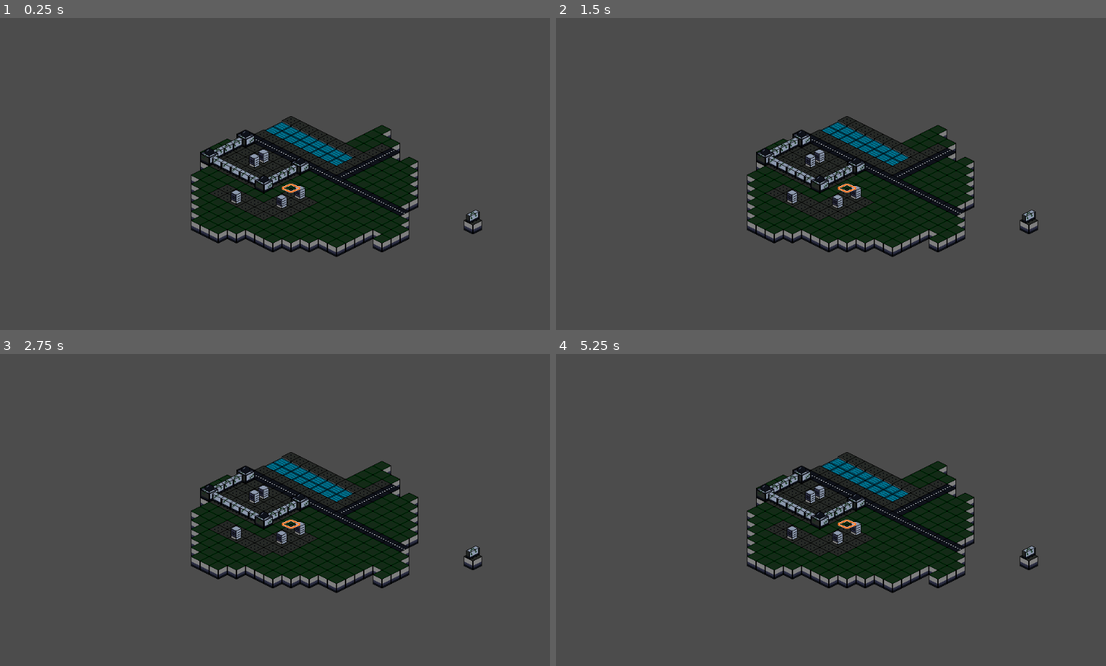
Above: before the commit, frames 1-4 (two rows, left to right).
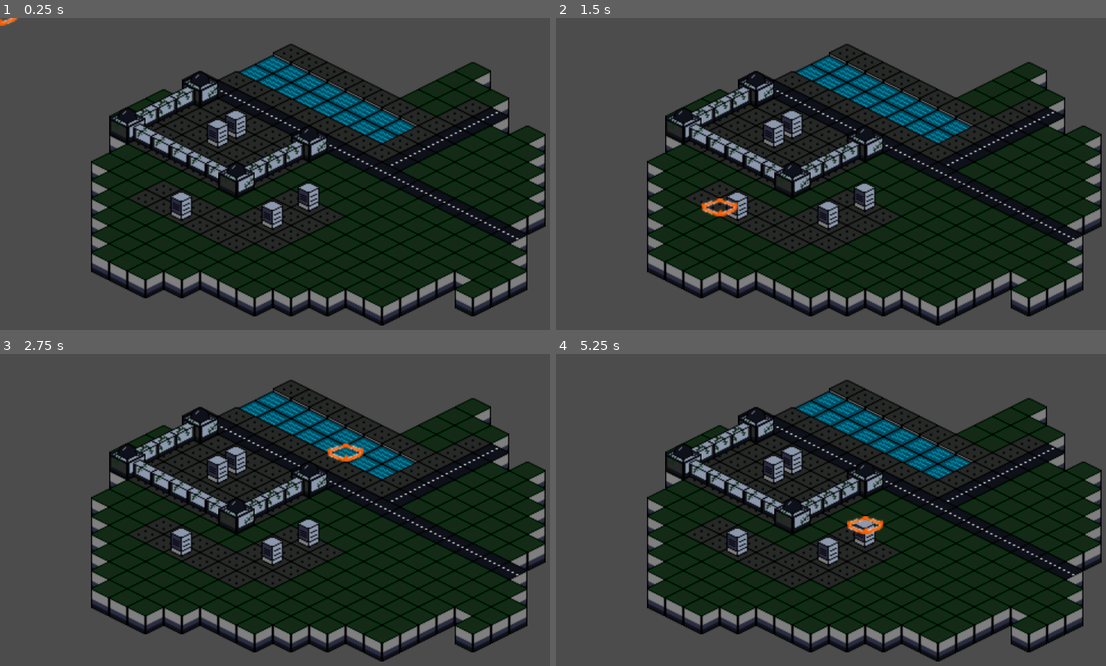
Above: after the commit, the same moments.

Repository: AdithaD/D.E.A.T.H
Game: Godot game, scene res://Scenes/World.tscn
Two runs of this game, one before a commit and one after it. Both use one fixed random seed, a clock stepped at 60 frames per second and the inputs below. This scene is started directly instead of the project's main scene.
Inputs (mouse positions are in pixels of both pictures, inside the frame that each line leads up to):
- Up to frame 1 (0.25 s): no input
- Up to frame 2 (1.5 s): tap Enter (ui_accept) at 0.5, 0.77 s; move the mouse to (974, 170) at 0.52 s; move the mouse to (732, 205) at 1.27 s
- Up to frame 3 (2.75 s): tap Enter (ui_accept) at 1.52 s; move the mouse to (346, 450) at 2.02 s
- Up to frame 4 (5.25 s): tap Enter (ui_accept) at 2.75, 3.02, 3.77, 4.52, 5 s; move the mouse to (820, 591) at 2.77 s; move the mouse to (1023, 575) at 3.52 s; move the mouse to (671, 472) at 4.27 s; move the mouse to (875, 525) at 5.02 s

The runs differ from the first frame. In frame 1, 49% of the frame differs, in the area x 0-100%, y 0-99%; in frame 2, 49%; in frame 3, 49%; in frame 4, 49%, in the area x 16-100%, y 8-99%.

Commit message:
added selector overlay

Diff:
--- a/Scenes/Selector.gd
+++ b/Scenes/Selector.gd
@@ -1,7 +1,12 @@
-extends Control
+extends Node2D
 
 
 var player
+export (NodePath) var obstacle_map_path
+export (NodePath) var floor_map_path
+onready var obstacle_tile_map : TileMap = get_node(obstacle_map_path)
+onready var floor_tile_map : TileMap = get_node(floor_map_path)
+
 
 func _ready():
 
@@ -9,4 +14,9 @@
 
 
 func _process(delta):
-	print(get_global_mouse_position())
+	var mouse_pos = get_global_mouse_position()
+	var tile = obstacle_tile_map.world_to_map(mouse_pos)
+	var snapped_pos = obstacle_tile_map.map_to_world(tile)
+
+	var new_pos = Vector2(snapped_pos.x, snapped_pos.y + 8)
+	$Sprite.global_position = new_pos
--- /dev/null
+++ b/Scenes/World.gd
@@ -0,0 +1,16 @@
+extends "res://Scripts/Controller/God.gd"
+
+
+# Declare member variables here. Examples:
+# var a = 2
+# var b = "text"
+
+
+# Called when the node enters the scene tree for the first time.
+func _ready():
+	pass # Replace with function body.
+
+
+# Called every frame. 'delta' is the elapsed time since the previous frame.
+#func _process(delta):
+#	pass
--- a/Scenes/World.tscn
+++ b/Scenes/World.tscn
@@ -1,12 +1,16 @@
-[gd_scene load_steps=6 format=2]
+[gd_scene load_steps=7 format=2]
 
 [ext_resource path="res://Scenes/floortiles.tres" type="TileSet" id=1]
 [ext_resource path="res://Scenes/buildings/buildingsss.tres" type="TileSet" id=2]
 [ext_resource path="res://Scenes/FLOOR TILES.gd" type="Script" id=3]
 [ext_resource path="res://Scenes/Selector.gd" type="Script" id=4]
 [ext_resource path="res://Assets/Sprites/selector.png" type="Texture" id=5]
+[ext_resource path="res://Scripts/Controller/God.gd" type="Script" id=6]
 
 [node name="World" type="Node2D"]
+script = ExtResource( 6 )
+obstacle_map_path = NodePath("BUILDINGS")
+floor_map_path = NodePath("FLOOR TILES")
 
 [node name="FLOOR TILES" type="TileMap" parent="."]
 mode = 1
@@ -32,13 +36,12 @@
 [node name="UserCamera" type="Camera2D" parent="."]
 position = Vector2( 0, -1 )
 current = true
-
-[node name="Control" type="Control" parent="UserCamera"]
-margin_right = 40.0
-margin_bottom = 40.0
-script = ExtResource( 4 )
+zoom = Vector2( 0.5, 0.5 )
 
 [node name="Selector" type="Node2D" parent="UserCamera"]
+script = ExtResource( 4 )
+obstacle_map_path = NodePath("../../BUILDINGS")
+floor_map_path = NodePath("../../FLOOR TILES")
 
 [node name="Sprite" type="Sprite" parent="UserCamera/Selector"]
 texture = ExtResource( 5 )
--- a/Scripts/Controller/God.gd
+++ b/Scripts/Controller/God.gd
@@ -3,8 +3,9 @@
 #export (Array, NodePath) var player_unit_node_paths
 #onready var player_units = load_nodes(player_unit_node_paths)
 export (NodePath) var obstacle_map_path
+export (NodePath) var floor_map_path
 onready var obstacle_tile_map = get_node(obstacle_map_path)
-
+onready var floor_tile_map = get_node(floor_map_path)
 #func _ready():
 #	print(get_obstacle_locations())
 #
--- a/project.godot
+++ b/project.godot
@@ -33,12 +33,8 @@
 [application]
 
 config/name="D. E. A. T. H"
-run/main_scene="res://trial map.tscn"
+run/main_scene="res://Scenes/Units/Marksman.tscn"
 config/icon="res://icon.png"
-
-[autoload]
-
-GoldenGadget="*res://Extensions/goldenGadget/GoldenGadget.gd"
 
 [physics]
 
Binary file changed: Assets/Sprites/selector.png
